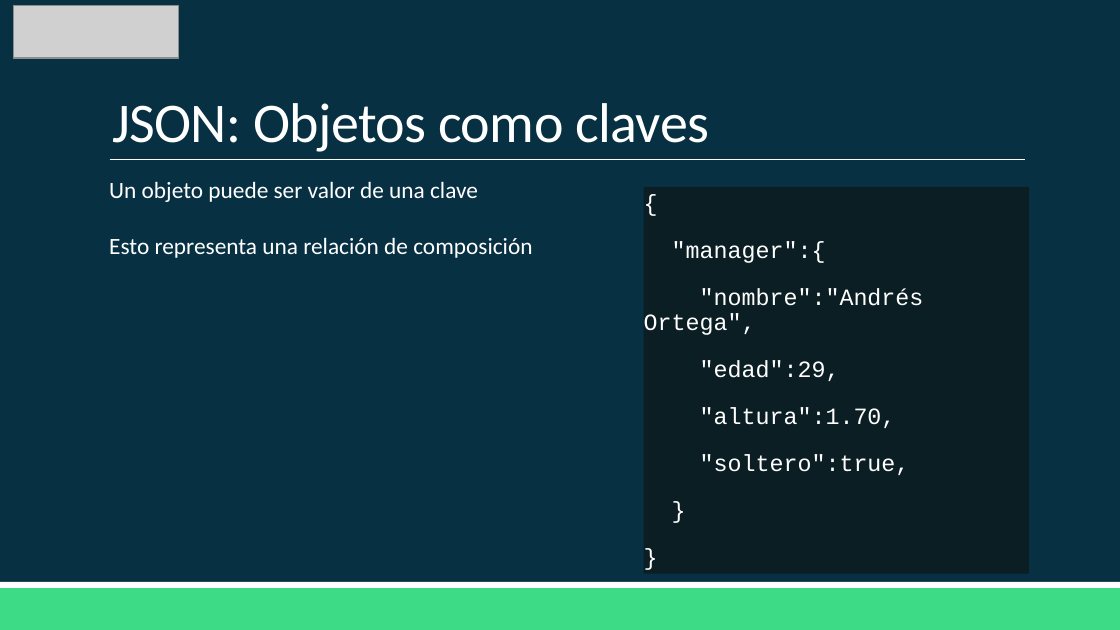
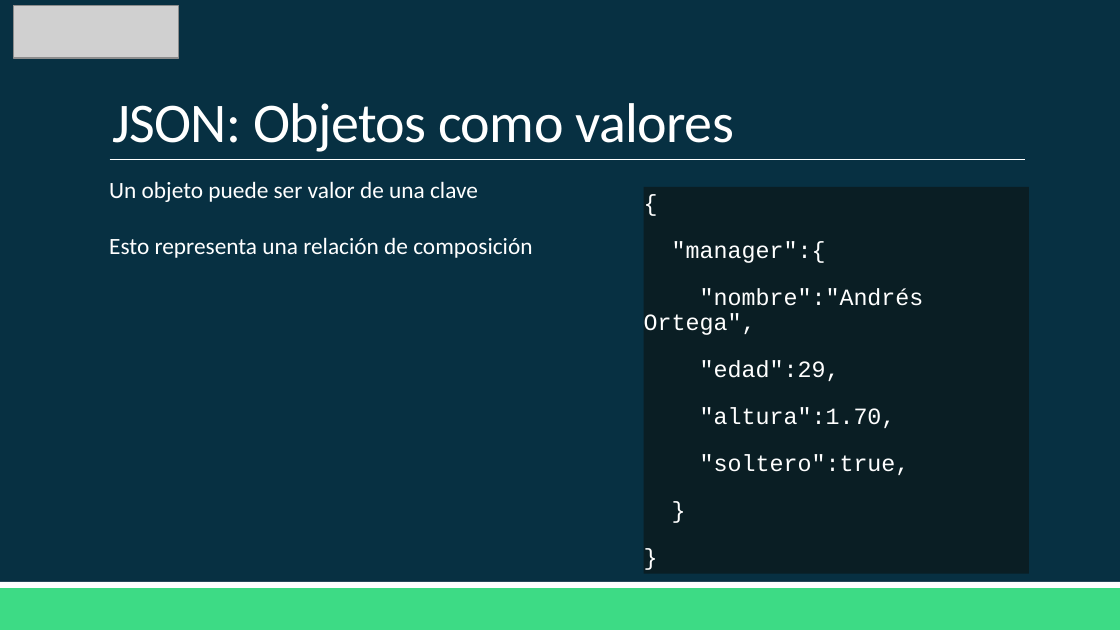
Before and after one commit to Domiciano/AppMoviles201, a slide deck: slide 6 of Clase 10/Clase 10.pptx (slide 9 before the commit). Drawn at 1120x630 pixels with LibreOffice and Linux fonts; fonts in the diff are those of the drawing; grey boxes stand for pictures. Boxes give left, top, right and bottom in pixels: in the first picture for what was removed or moved away, otherwise in the second. Text is boxed around its words. In the diff, an @@ line names an element or a change of style, - is before the commit and + after.

```diff
--- a/Clase 10/Clase 10.pptx
+++ b/Clase 10/Clase 10.pptx
@@ title at (x1=112, y1=103, x2=734, y2=152): text changed @@
-JSON: Objetos como claves
+JSON: Objetos como valores
```
Also in this commit, not shown: 2 other slides changed, 31 slides added, 1 slide removed, 2 other files.
